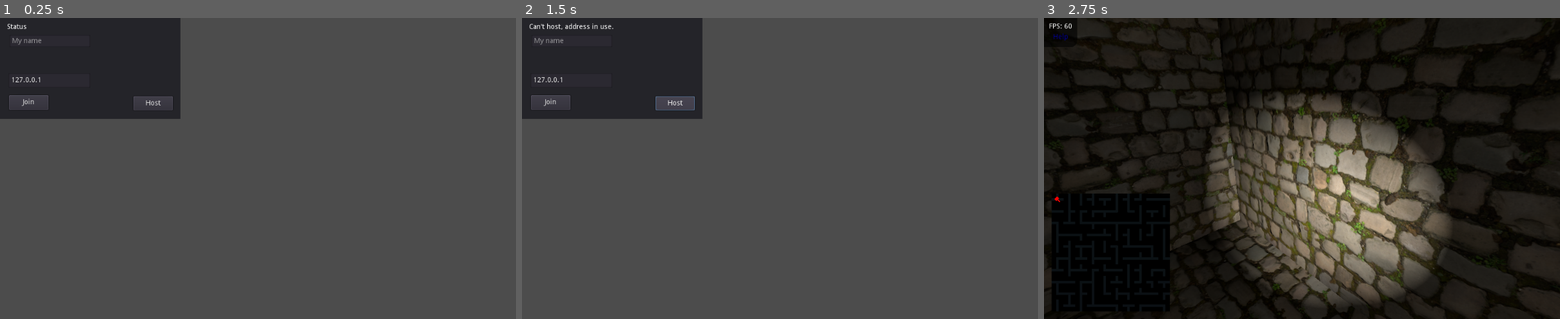
Above: before the commit, frames 1-3 (left to right).
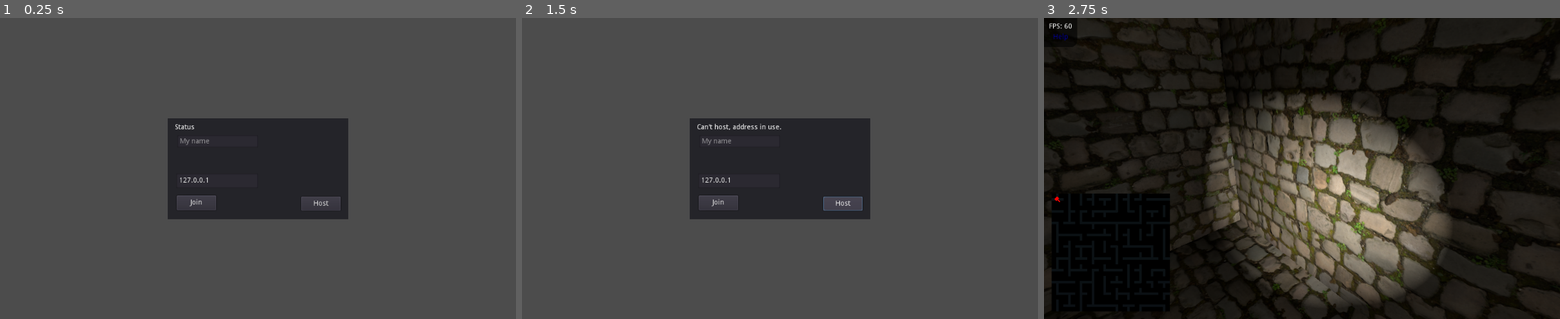
Above: after the commit, the same moments.

Repository: JanOuborny/Labyrinth
Game: Godot game, scene res://Lobby.tscn
Two runs of this game, one before a commit and one after it. Both use one fixed random seed, a clock stepped at 60 frames per second and the inputs below.
Inputs (mouse positions are in pixels of both pictures, inside the frame that each line leads up to):
- Up to frame 1 (0.25 s): no input
- Up to frame 2 (1.5 s): tap Enter (ui_accept) at 0.5, 0.77 s; move the mouse to (893, 153) at 0.52 s; hold D (movement_right) 0.53-1.25 s; click (893, 153) at 0.6 s; click "Host" at 1.25 s
- Up to frame 3 (2.75 s): click "Join" at 2 s

The runs differ from the first frame. In frame 1, 22% of the frame differs, in the area x 0-68%, y 0-67%; in frame 2, 22%; in frame 3, nothing differs.

Commit message:
Center lobby panel

Diff:
--- a/Lobby.tscn
+++ b/Lobby.tscn
@@ -8,8 +8,14 @@
 script = ExtResource( 1 )
 
 [node name="Panel" type="Panel" parent="."]
-margin_right = 358.0
-margin_bottom = 201.0
+anchor_left = 0.5
+anchor_top = 0.5
+anchor_right = 0.5
+anchor_bottom = 0.5
+margin_left = -179.0
+margin_top = -100.5
+margin_right = 179.0
+margin_bottom = 100.5
 
 [node name="Host" type="Button" parent="Panel"]
 margin_left = 265.492
